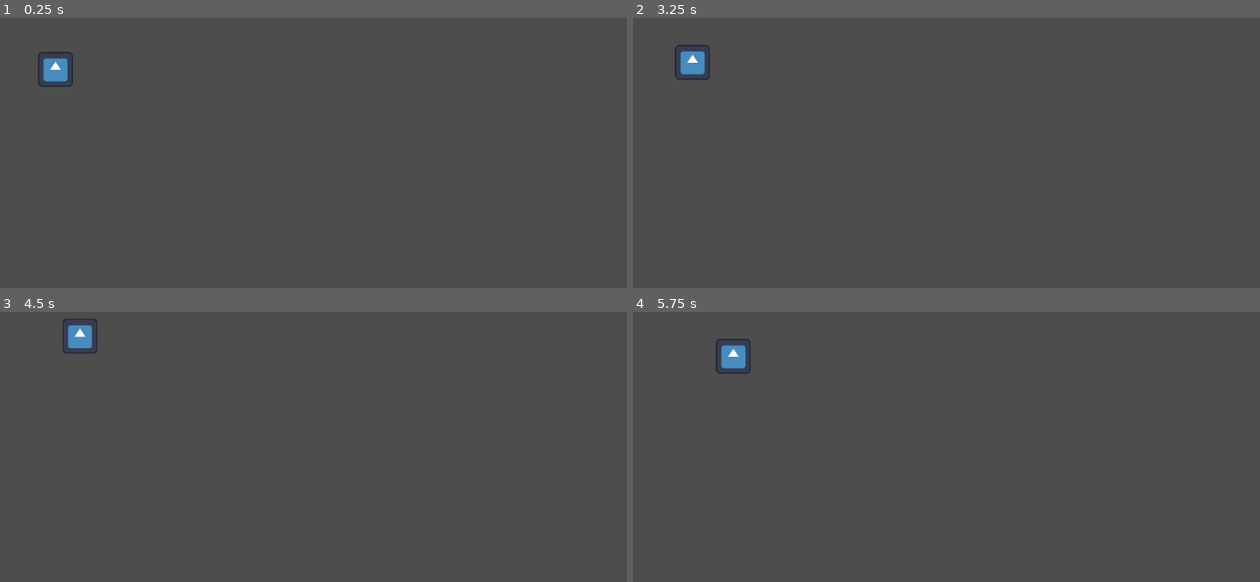
Above: before the commit, frames 1-4 (two rows, left to right).
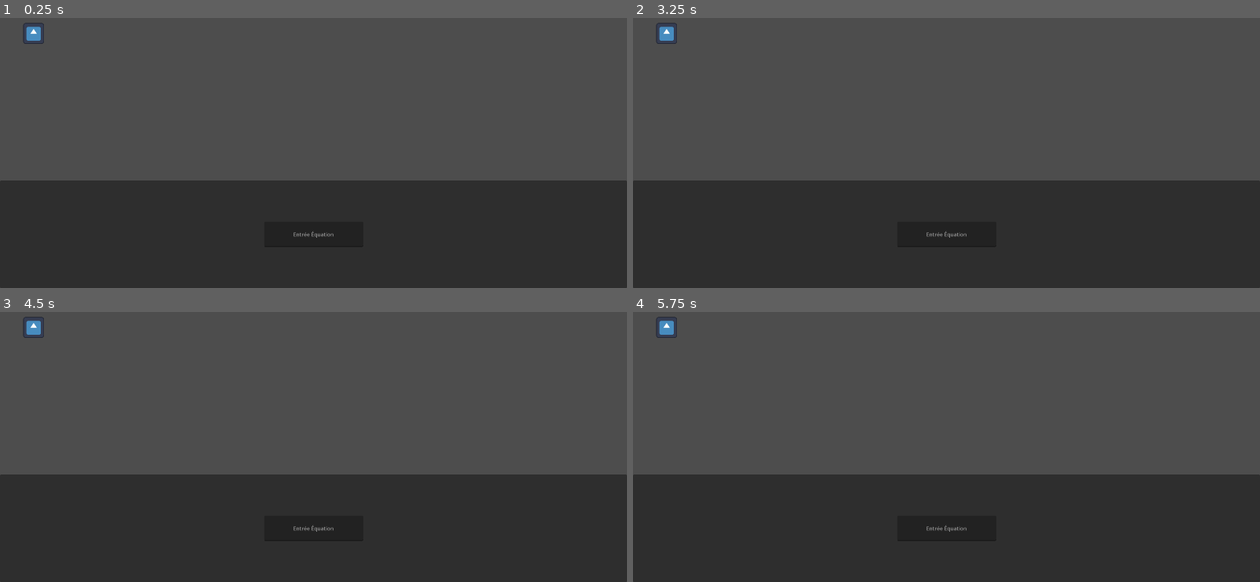
Above: after the commit, the same moments.

Repository: Bartholomeus-Mortimis/Ceinture-Astreoides
Game: Godot game, scene res://objets/test_scene/test_scene.tscn
Same seed, same stepped clock (60 frames per second), same inputs: the game is played once before the commit and once after it. The project has no main scene, so this scene is started directly. The engine's default icon, where the game draws it, is replaced by a stand-in: a white triangle on a blue panel in a dark square.
Inputs:
- Up to frame 1 (0.25 s): no input
- Up to frame 2 (3.25 s): tap Enter at 0.5, 2 s; tap Space at 1.25, 2.75 s
- Up to frame 3 (4.5 s): no input
- Up to frame 4 (5.75 s): no input

The runs differ from the first frame. In frame 1, 40% of the frame differs, in the area x 0-100%, y 1-100%; in frame 2, 40%; in frame 3, 40%; in frame 4, 40%.

Commit message:
v2
- Débuter travail sur l'interprète des équations.

Diff:
--- a/objets/test_scene/test_scene.gd
+++ b/objets/test_scene/test_scene.gd
@@ -2,15 +2,18 @@
 
 @onready var traceur: Traceur = $Traceur
 @onready var timer: Timer = $Timer
+@onready var hud: Hud = $Hud
 
 var temps: float = 0
 
+func _on_timer_timeout() -> void:
+	temps += 5.0
+	traceur.position.y = -traceur.calculer_position(temps) + 300.0
+	traceur.position.x = temps + 102.0
+	print(traceur.position.y)
+	timer.start(0.000001)
 
 
-
-func _on_timer_timeout() -> void:
-	temps += 0.5
-	traceur.position.y = -traceur.calculer_position(temps) + 246.0
-	traceur.position.x = temps + 102.0
-	print(traceur.position)
-	timer.start(0.0001)
+func _on_hud_équation_soumis() -> void:
+	traceur.équation = hud.équation
+	timer.start(1.0)
--- a/objets/test_scene/test_scene.tscn
+++ b/objets/test_scene/test_scene.tscn
@@ -1,20 +1,25 @@
-[gd_scene load_steps=3 format=3 uid="uid://ds1vkno72tmvl"]
+[gd_scene load_steps=4 format=3 uid="uid://ds1vkno72tmvl"]
 
 [ext_resource type="Script" uid="uid://btyjerv7uwk4t" path="res://objets/test_scene/test_scene.gd" id="1_5inm1"]
 [ext_resource type="PackedScene" uid="uid://cpo8yl3jun1wh" path="res://objets/tracer/traceur.tscn" id="1_oribb"]
+[ext_resource type="PackedScene" uid="uid://owejrghse8ei" path="res://objets/ui/hud/hud.tscn" id="3_oa2i5"]
 
 [node name="TestScene" type="Node2D"]
 script = ExtResource("1_5inm1")
 
 [node name="Traceur" parent="." instance=ExtResource("1_oribb")]
-position = Vector2(102, 246)
+position = Vector2(103, 300)
+"équation" = "0.5(x)"
 type = "sinus"
-agr_v = 50.0
-agr_h = 0.5
+agr_v = 70.0
+agr_h = 5.0
 
 [node name="Timer" type="Timer" parent="."]
-wait_time = 3.0
 one_shot = true
-autostart = true
+
+[node name="Hud" parent="." instance=ExtResource("3_oa2i5")]
+offset_right = 1920.0
+offset_bottom = 1080.0
 
 [connection signal="timeout" from="Timer" to="." method="_on_timer_timeout"]
+[connection signal="équation_soumis" from="Hud" to="." method="_on_hud_équation_soumis"]
--- a/objets/tracer/traceur.gd
+++ b/objets/tracer/traceur.gd
@@ -1,8 +1,10 @@
 extends Node2D
 class_name Traceur
 
-@export_category("Paramètres de fonction")
-@export var type: String
+@export var équation: String = "x"
+@export_group("Transformations")
+@export var mode_transformations: bool = false
+@export var type: String = "parabole"
 @export var agr_v: float = 1.0
 @export var agr_h: float = 1.0
 @export var transl_v: float
@@ -12,9 +14,18 @@
 
 	var valeur_y: float
 
-	if type.to_lower() == "parabole":
-		valeur_y = agr_v * pow(( 1/agr_h * valeur_x - transl_h), 2) + transl_v
-	elif type.to_lower() == "sinus":
-		valeur_y = agr_v * sin( deg_to_rad( 1/agr_h * valeur_x - transl_h )) + transl_v
+	if mode_transformations:
+
+		if type.to_lower() == "parabole":
+			valeur_y = agr_v * pow(( 1/agr_h * valeur_x - transl_h), 2) + transl_v
+		elif type.to_lower() == "sinus":
+			valeur_y = agr_v * sin( deg_to_rad( 1/agr_h * valeur_x - transl_h )) + transl_v
+
+	else:
+
+		var expression: Expression = Expression.new()
+		expression.parse(équation, ["x"])
+
+		valeur_y = expression.execute([valeur_x])
 
 	return valeur_y
--- /dev/null
+++ b/objets/ui/hud/hud.gd
@@ -0,0 +1,11 @@
+extends Control
+class_name Hud
+
+signal équation_soumis
+
+@export var équation: String = "x"
+@export var expression: String = "x"
+
+func _on_line_edit_text_submitted(new_text: String) -> void:
+	équation = new_text
+	équation_soumis.emit()
--- /dev/null
+++ b/objets/ui/hud/hud.tscn
@@ -0,0 +1,57 @@
+[gd_scene load_steps=2 format=3 uid="uid://owejrghse8ei"]
+
+[ext_resource type="Script" uid="uid://b08eyh8gn0aro" path="res://objets/ui/hud/hud.gd" id="1_j02s5"]
+
+[node name="Hud" type="Control"]
+layout_mode = 3
+anchors_preset = 15
+anchor_right = 1.0
+anchor_bottom = 1.0
+grow_horizontal = 2
+grow_vertical = 2
+script = ExtResource("1_j02s5")
+
+[node name="Panel" type="Panel" parent="."]
+layout_mode = 1
+anchors_preset = 12
+anchor_top = 1.0
+anchor_right = 1.0
+anchor_bottom = 1.0
+offset_top = -329.0
+grow_horizontal = 2
+grow_vertical = 0
+
+[node name="Control" type="Control" parent="Panel"]
+layout_mode = 1
+anchors_preset = 8
+anchor_left = 0.5
+anchor_top = 0.5
+anchor_right = 0.5
+anchor_bottom = 0.5
+offset_left = -333.0
+offset_top = -118.5
+offset_right = 333.0
+offset_bottom = 118.5
+grow_horizontal = 2
+grow_vertical = 2
+
+[node name="LineEdit" type="LineEdit" parent="Panel/Control"]
+layout_mode = 1
+anchors_preset = 8
+anchor_left = 0.5
+anchor_top = 0.5
+anchor_right = 0.5
+anchor_bottom = 0.5
+offset_left = -151.5
+offset_top = -38.5
+offset_right = 151.5
+offset_bottom = 38.5
+grow_horizontal = 2
+grow_vertical = 2
+placeholder_text = "Entrée Équation"
+alignment = 1
+emoji_menu_enabled = false
+caret_blink = true
+caret_force_displayed = true
+
+[connection signal="text_submitted" from="Panel/Control/LineEdit" to="." method="_on_line_edit_text_submitted"]
--- a/project.godot
+++ b/project.godot
@@ -14,6 +14,11 @@
 config/features=PackedStringArray("4.4", "GL Compatibility")
 config/icon="res://icon.svg"
 
+[display]
+
+window/size/viewport_width=1920
+window/size/viewport_height=1080
+
 [rendering]
 
 renderer/rendering_method="gl_compatibility"
Not shown, added: objets/ui/hud/hud.gd.uid
